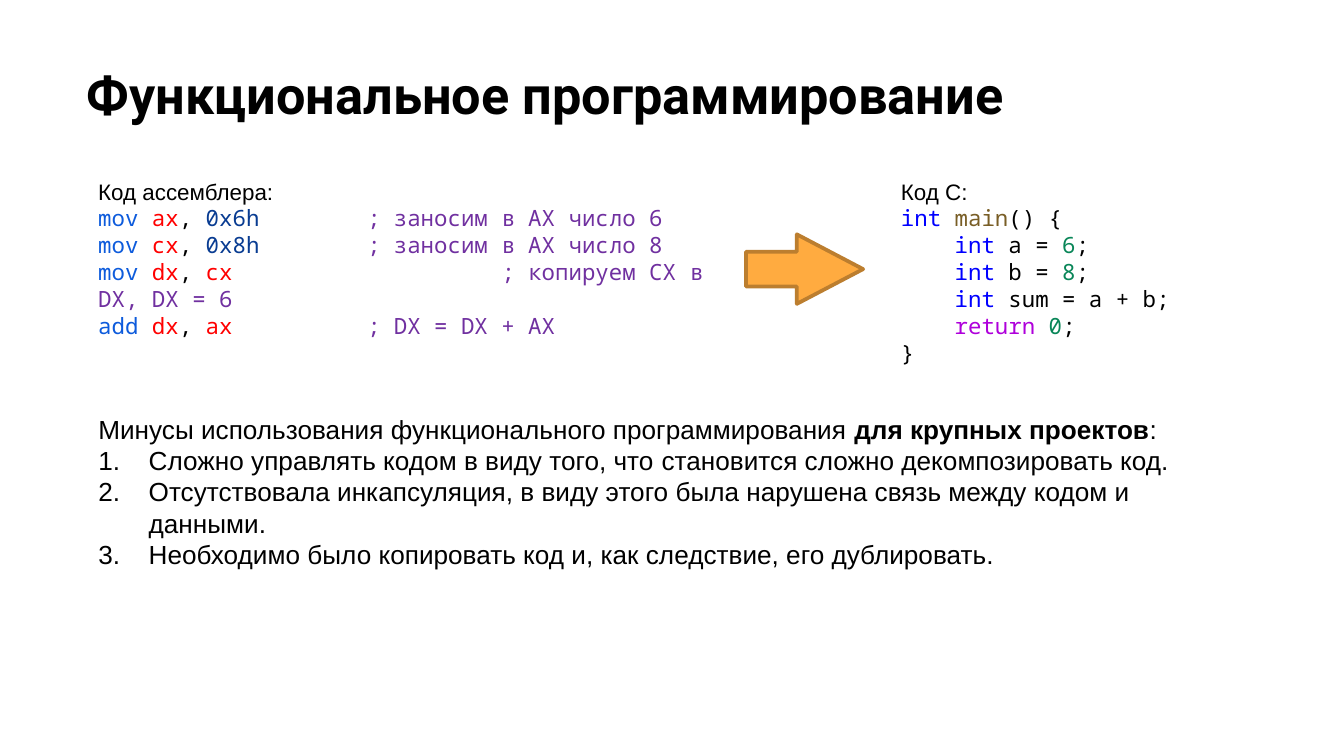
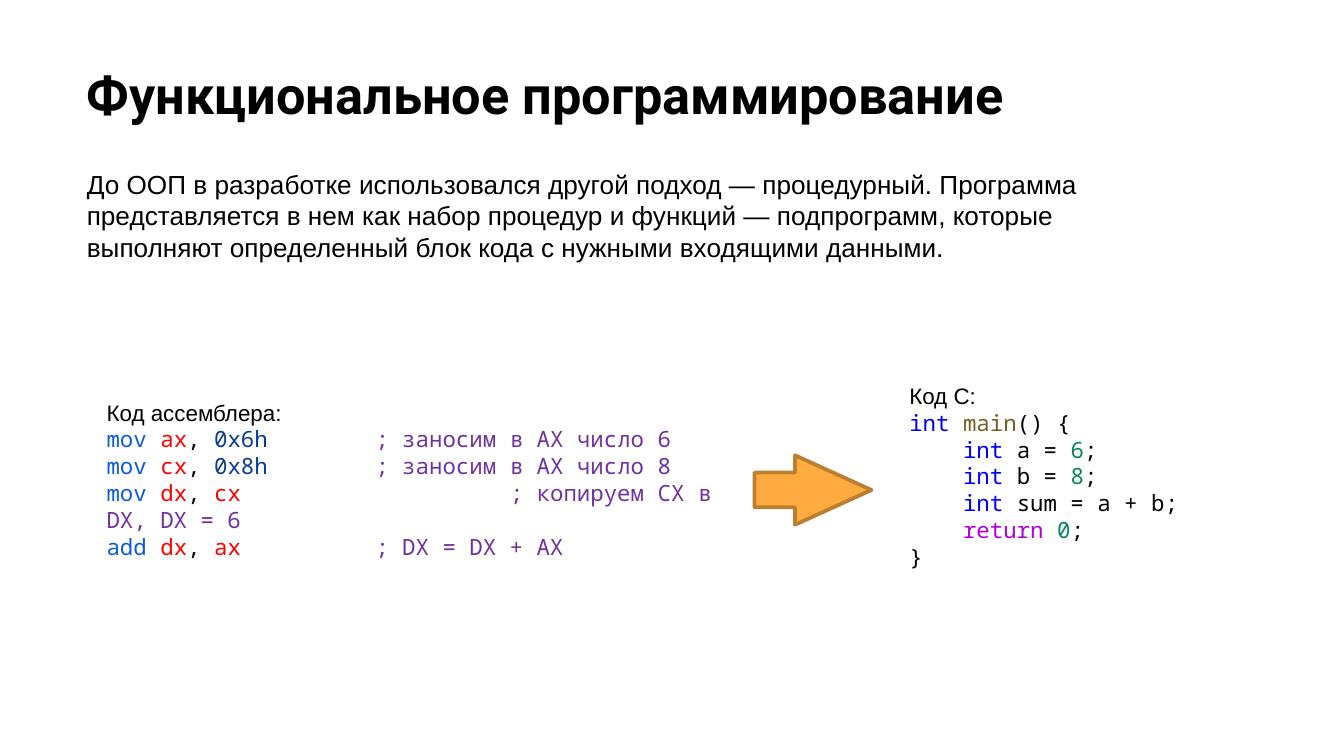
Before and after one commit to NilovPavel/OOP, a slide deck: slide 9 of ООПp.1.pptx (slide 10 before the commit). Drawn at 1344x756 pixels with LibreOffice and Linux fonts; fonts in the diff are those of the drawing; background and template pictures are left out. Boxes give left, top, right and bottom in pixels: in the first picture for what was removed or moved away, otherwise in the second. Text is boxed around its words. In the diff, an @@ line names an element or a change of style, - is before the commit and + after.

```diff
--- a/ООПp.1.pptx
+++ b/ООПp.1.pptx
@@ text added at <box>87,174,1076,262</box>, 14 pt, text #000000 @@
+До ООП в разработке использовался другой подход — процедурный. Программа представляется в нем как набор процедур и функций — подпрограмм, которые выполняют определенный блок кода с нужными входящими данными.
@@ text "Код C:": place and size @@
-text "Код C:" at <box>901,184,1170,337</box>
+text "Код C:" at <box>909,388,1178,541</box>
@@ text "Код ассемблера:": place and size @@
-text "Код ассемблера:" at <box>98,183,703,334</box>
+text "Код ассемблера:" at <box>107,404,711,555</box>
@@ text removed at <box>98,420,1168,570</box> @@
-Минусы использования функционального программирования для крупных проектов:
-1. Сложно управлять кодом в виду того, что становится сложно декомпозировать код.
-2. Отсутствовала инкапсуляция, в виду этого была нарушена связь между кодом и данными.
-3. Необходимо было копировать код и, как следствие, его дублировать.
@@ right arrow: place and size @@
-right arrow at <box>746,234,863,304</box>
+right arrow at <box>754,456,871,526</box>
@@ right arrow at <box>754,456,871,526</box>: proportions changed @@
```
Also in this commit, not shown: 1 other slide changed, 1 other file.
